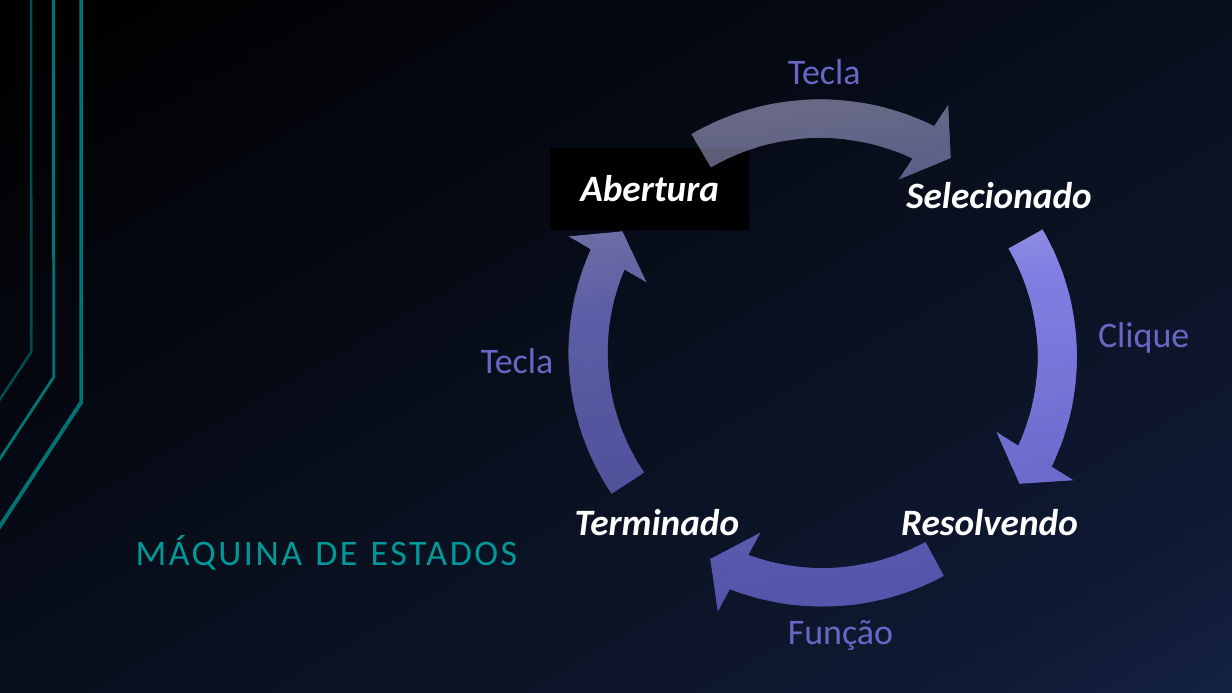
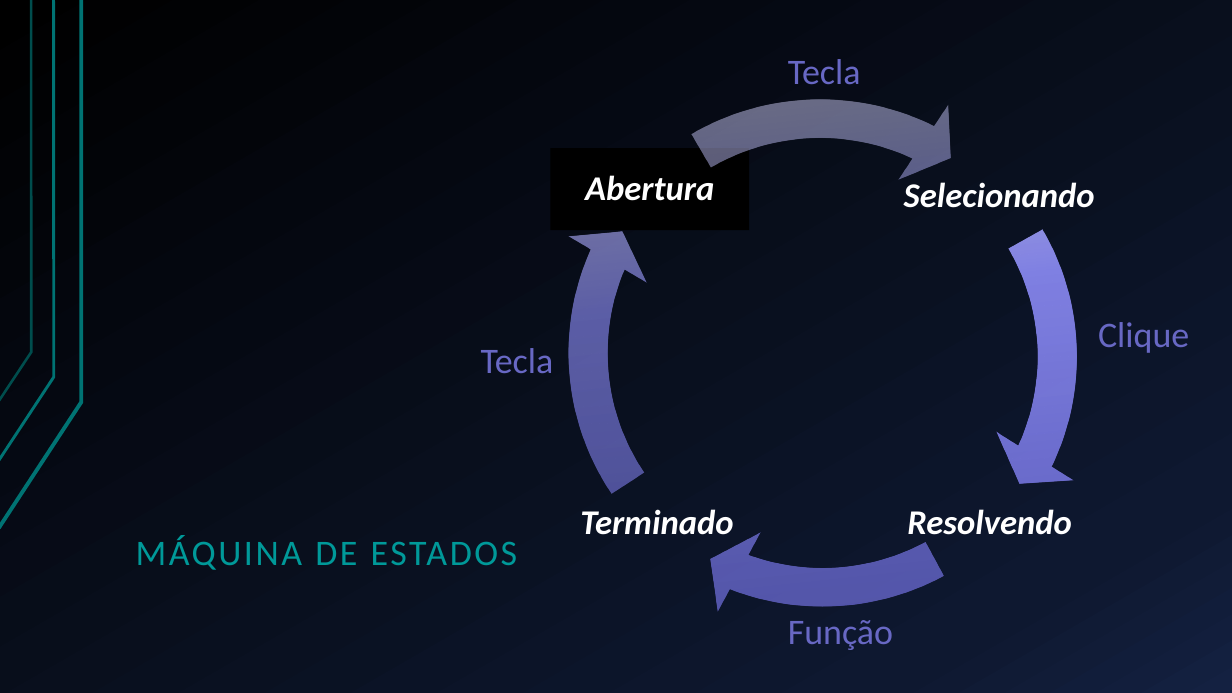
Before and after one commit to Esduard/INF1031-SLIDING_PUZZLE, a slide deck: slide 4 of Apresentação/Deslize.pptx. Drawn at 1232x693 pixels with LibreOffice and Linux fonts; fonts in the diff are those of the drawing. Boxes give left, top, right and bottom in pixels: in the first picture for what was removed or moved away, otherwise in the second. Text is boxed around its words. In the diff, an @@ line names an element or a change of style, - is before the commit and + after.

```diff
--- a/Apresentação/Deslize.pptx
+++ b/Apresentação/Deslize.pptx
@@ size 29 to 27 pt in 3 elements at (x1=907, y1=509, x2=1072, y2=535), (x1=580, y1=509, x2=733, y2=535), (x1=585, y1=175, x2=714, y2=201) @@
@@ text at (x1=904, y1=182, x2=1095, y2=208): text changed; size 29 to 27 pt @@
-Selecionado
+Selecionando
```
Also in this commit, not shown: 2 other slides changed, 1 other file.
